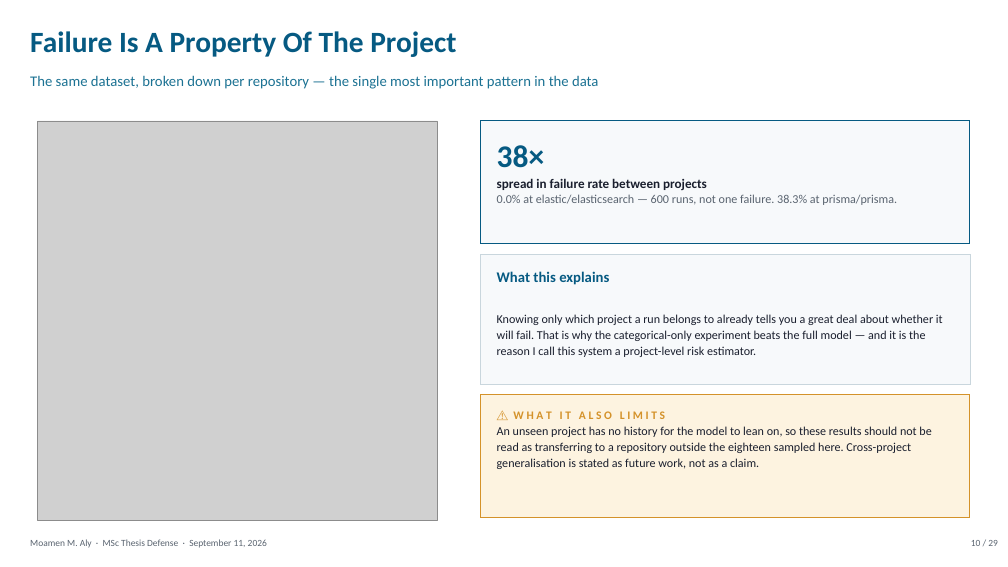
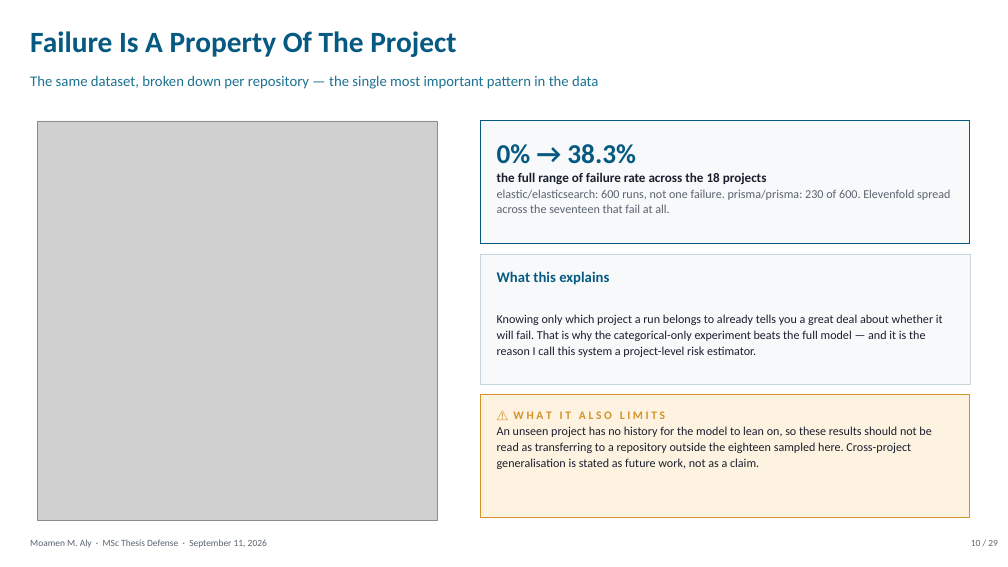
Before and after one commit to moamen-kit/ci-cd-prediction-master-degree, a slide deck: slide 10 of defence/2_Defense_Presentation.pptx. Drawn at 1008x567 pixels with LibreOffice and Linux fonts; fonts in the diff are those of the drawing; grey boxes stand for pictures. Boxes give left, top, right and bottom in pixels: in the first picture for what was removed or moved away, otherwise in the second. Text is boxed around its words. In the diff, an @@ line names an element or a change of style, - is before the commit and + after.

```diff
--- a/defence/2_Defense_Presentation.pptx
+++ b/defence/2_Defense_Presentation.pptx
@@ text at (497,144,950,213): text changed @@
-38×
-spread in failure rate between projects
-0.0% at elastic/elasticsearch — 600 runs, not one failure. 38.3% at prisma/prisma.
+0% → 38.3%
+the full range of failure rate across the 18 projects
+elastic/elasticsearch: 600 runs, not one failure. prisma/prisma: 230 of 600. Elevenfold spread across the seventeen that fail at all.
```
Also in this commit, not shown: 1 other slide changed, 15 other files.
